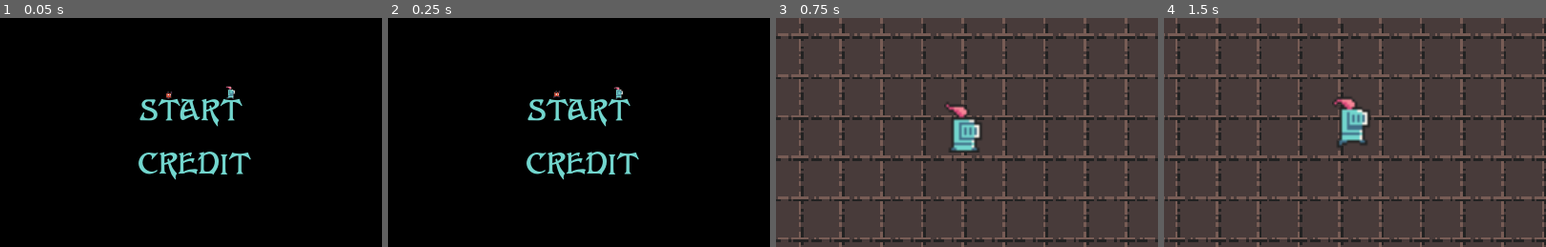
Above: before the commit, frames 1-4 (left to right).
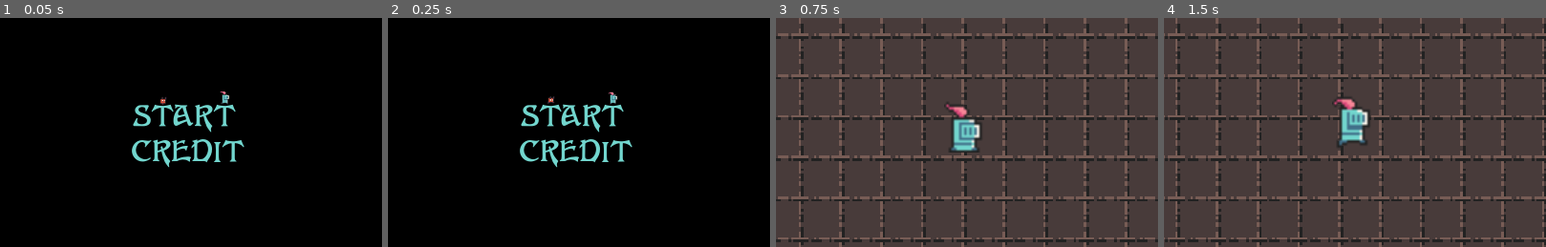
Above: after the commit, the same moments.

Repository: Narrop/Jame-Gam
Game: Godot game, scene res://scenes/menu/menu.tscn
The game is run twice, just before and just after one commit, with the same random seed, the same clock (stepped at 60 frames per second) and the same inputs.
Inputs (mouse positions are % of the whole screen's width and height, from its top left):
- Up to frame 1 (0.05 s): no input
- Up to frame 2 (0.25 s): no input
- Up to frame 3 (0.75 s): click "START" at 0.5 s
- Up to frame 4 (1.5 s): tap Enter (ui_accept) at 1.25 s; move the mouse to (72, 45) at 1.27 s; hold Right (ui_right) from 1.28 s (still down)
The pictures show only the part of the screen within x 25-75%, y 28-78%; the shares and areas given below are measured in that part.

The runs differ from the first frame. In frame 1, 4.3% of the frame differs, in the area x 34-66%, y 29-71%; in frame 2, 4.3%; in frame 3, nothing differs; in frame 4, nothing differs.

Commit message:
Update menu.tscn

Diff:
--- a/scenes/menu/menu.tscn
+++ b/scenes/menu/menu.tscn
@@ -16,7 +16,6 @@
 
 [sub_resource type="StyleBoxFlat" id=21]
 bg_color = Color( 0, 0, 0, 1 )
-border_color = Color( 0, 0, 0, 1 )
 
 [sub_resource type="DynamicFont" id=1]
 size = 51
@@ -95,16 +94,19 @@
 margin_right = 206.0
 margin_bottom = 160.0
 custom_styles/panel = SubResource( 21 )
+__meta__ = {
+"_edit_use_anchors_": false
+}
 
 [node name="start" type="Button" parent="."]
 anchor_left = 0.5
 anchor_top = 0.5
 anchor_right = 0.5
 anchor_bottom = 0.5
-margin_left = -81.0
-margin_top = -36.0
-margin_right = 82.0
-margin_bottom = 20.0
+margin_left = -91.0
+margin_top = -28.0
+margin_right = 72.0
+margin_bottom = 28.0
 custom_colors/font_color = Color( 0.447059, 0.839216, 0.807843, 1 )
 custom_colors/font_color_hover = Color( 0.854902, 0.305882, 0.219608, 0.811765 )
 custom_fonts/font = SubResource( 1 )
@@ -148,10 +150,10 @@
 anchor_top = 0.5
 anchor_right = 0.5
 anchor_bottom = 0.5
-margin_left = -81.0
-margin_top = 48.0
-margin_right = 94.0
-margin_bottom = 104.0
+margin_left = -91.0
+margin_top = 28.0
+margin_right = 84.0
+margin_bottom = 84.0
 custom_colors/font_color = Color( 0.447059, 0.839216, 0.807843, 1 )
 custom_colors/font_color_hover = Color( 0.854902, 0.305882, 0.219608, 0.811765 )
 custom_fonts/font = SubResource( 7 )
@@ -166,13 +168,13 @@
 }
 
 [node name="knight" type="AnimatedSprite" parent="."]
-position = Vector2( 667, 319 )
+position = Vector2( 658, 327 )
 frames = SubResource( 13 )
 frame = 2
 playing = true
 
 [node name="demon" type="AnimatedSprite" parent="."]
-position = Vector2( 569, 324 )
+position = Vector2( 560, 333 )
 frames = SubResource( 14 )
 frame = 3
 playing = true
@@ -186,7 +188,7 @@
 [node name="time" type="Label" parent="."]
 margin_left = 129.0
 margin_top = 50.0
-margin_right = 1008.0
+margin_right = 497.0
 margin_bottom = 361.0
 custom_colors/font_color = Color( 0.447059, 0.839216, 0.807843, 1 )
 custom_colors/font_color_shadow = Color( 0, 0, 0, 1 )
